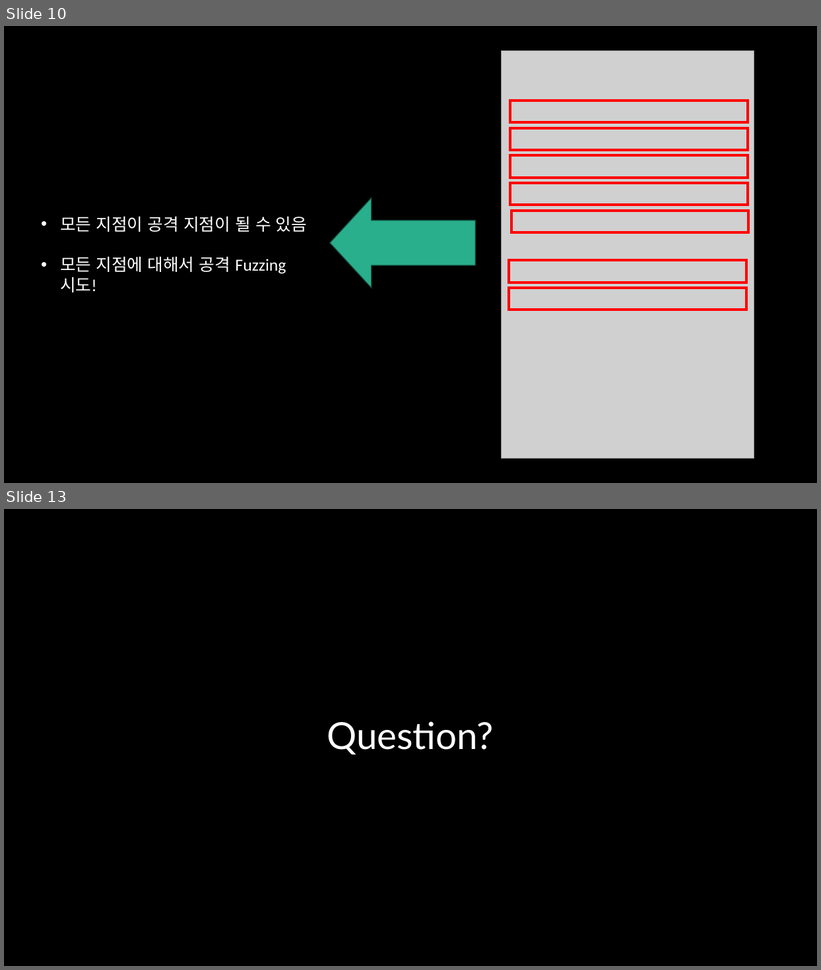
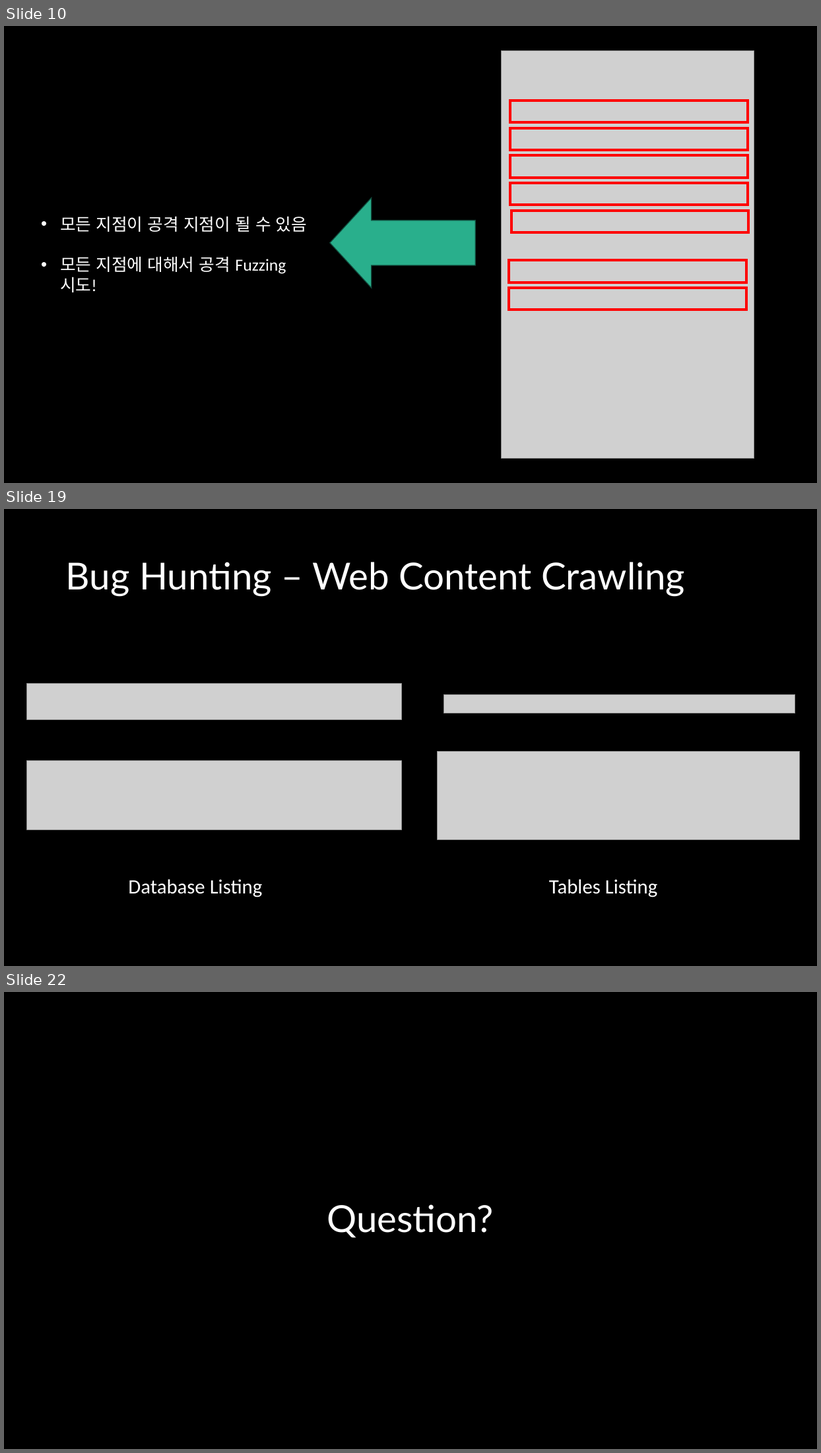
Before and after one commit to mirusu400/fuzzing-bug-hunting, a slide deck: 김성진_Fuzzing과 툴을 활용한 리얼월드 버그 헌팅.pptx. Shown one above the other, each under a label of ours: slides 10 and 13 before the commit, slides 10, 19 and 22 after it; the slides between them are not shown. The pictures are 821x970 and 821x1453 pixels, drawn with LibreOffice and Linux fonts; fonts in the diff are those of the drawing; grey boxes stand for pictures. Boxes give left, top, right and bottom in pixels: in the first picture for what was removed or moved away, otherwise in the second. Text is boxed around its words. In the diff, an @@ line names an element or a change of style, - is before the commit and + after.

```diff
--- a/김성진_Fuzzing과 툴을 활용한 리얼월드 버그 헌팅.pptx
+++ b/김성진_Fuzzing과 툴을 활용한 리얼월드 버그 헌팅.pptx
@@ slide 19 added at <box>4,509,817,966</box>, background #000000 @@
@@ title added at <box>66,562,685,596</box>, 44 pt, text #FFFFFF @@
+Bug Hunting – Web Content Crawling
@@ picture added at <box>27,683,402,720</box> @@
@@ picture added at <box>444,694,795,714</box> @@
@@ picture added at <box>27,761,402,830</box> @@
@@ picture added at <box>438,751,800,840</box> @@
@@ text added at <box>128,879,262,898</box>, 24 pt, text #FFFFFF @@
+Database Listing
@@ text added at <box>549,879,657,898</box>, 24 pt, text #FFFFFF @@
+Tables Listing
@@ what was slide 13 is now slide 22 @@
```
Also in this commit, not shown: 5 slides changed, 8 other slides added.
